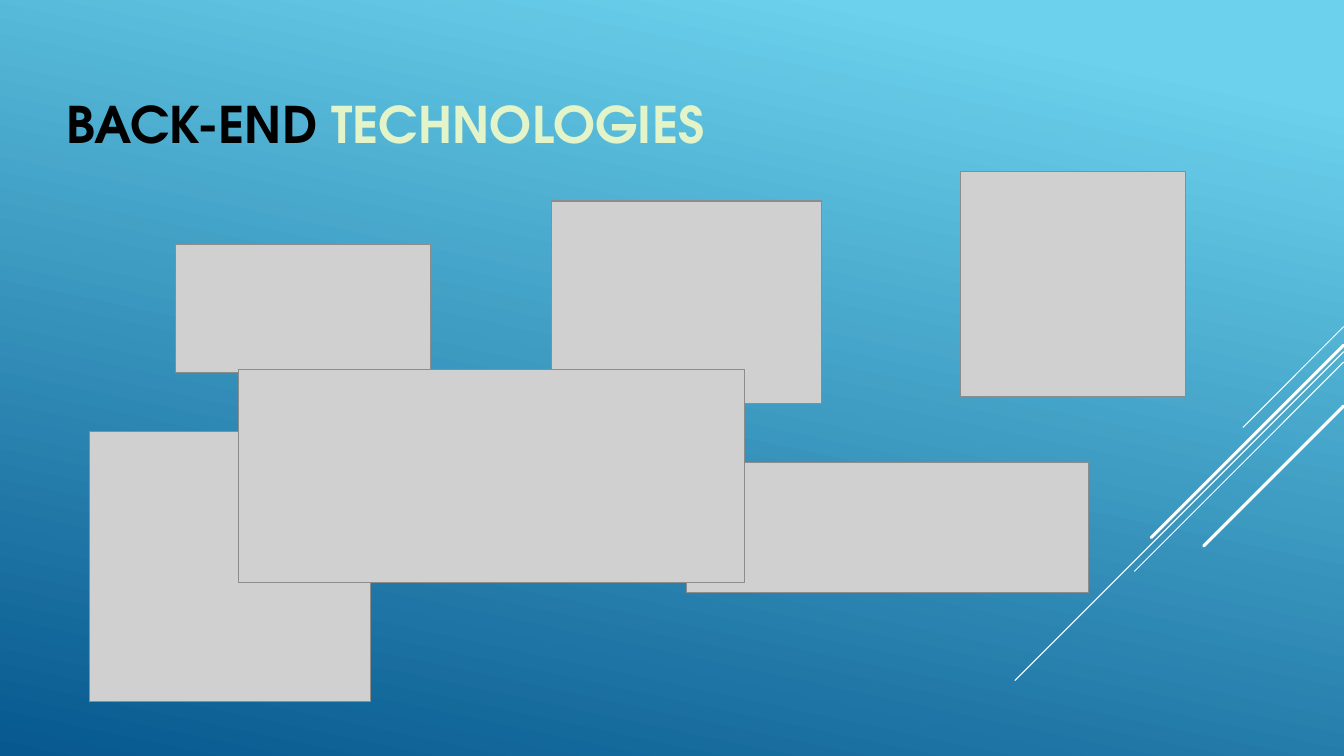
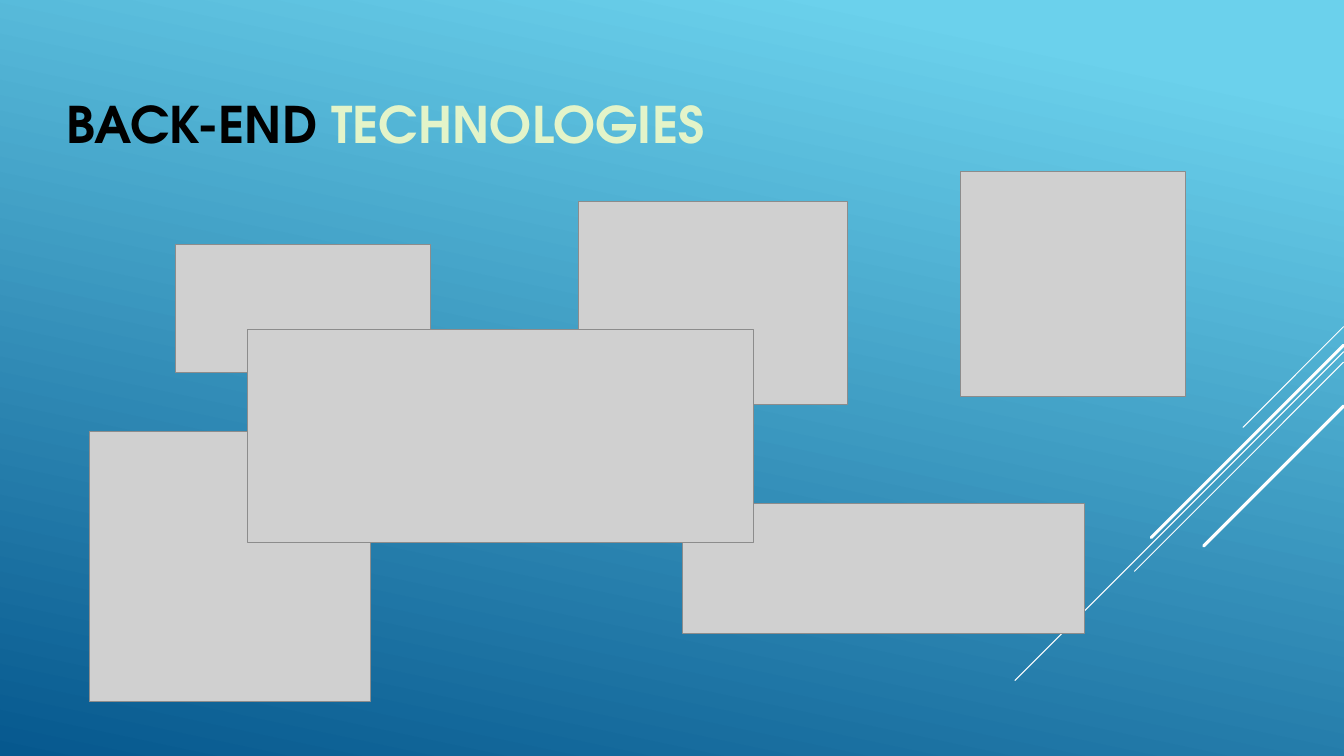
Before and after one commit to shaunc44/custom-trading-algorithms, a slide deck: slide 5 of FinalPresentation.pptx. Drawn at 1344x756 pixels with LibreOffice and Linux fonts; fonts in the diff are those of the drawing; grey boxes stand for pictures. Boxes give left, top, right and bottom in pixels: in the first picture for what was removed or moved away, otherwise in the second. Text is boxed around its words. In the diff, an @@ line names an element or a change of style, - is before the commit and + after.

```diff
--- a/FinalPresentation.pptx
+++ b/FinalPresentation.pptx
@@ picture: place and size @@
-picture at (553, 201, 823, 403)
+picture at (578, 202, 848, 404)
@@ picture: place and size @@
-picture at (238, 370, 744, 583)
+picture at (247, 330, 753, 542)
@@ picture: place and size @@
-picture at (687, 463, 1088, 593)
+picture at (683, 504, 1084, 634)
```
Also in this commit, not shown: 2 other slides changed.
